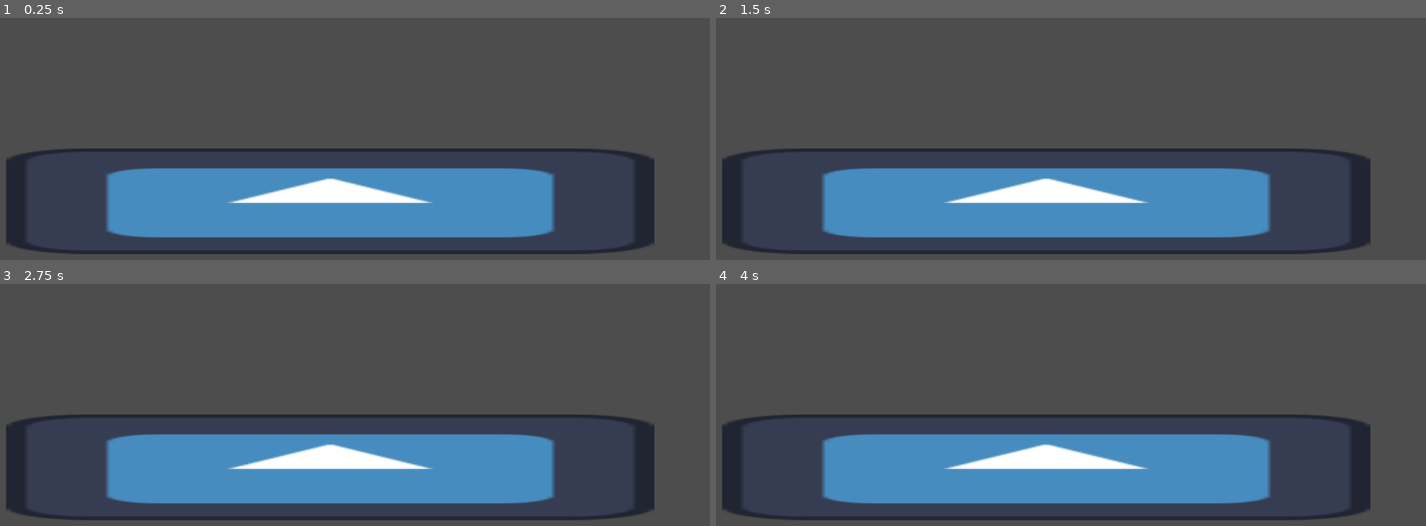
Above: before the commit, frames 1-4 (two rows, left to right).
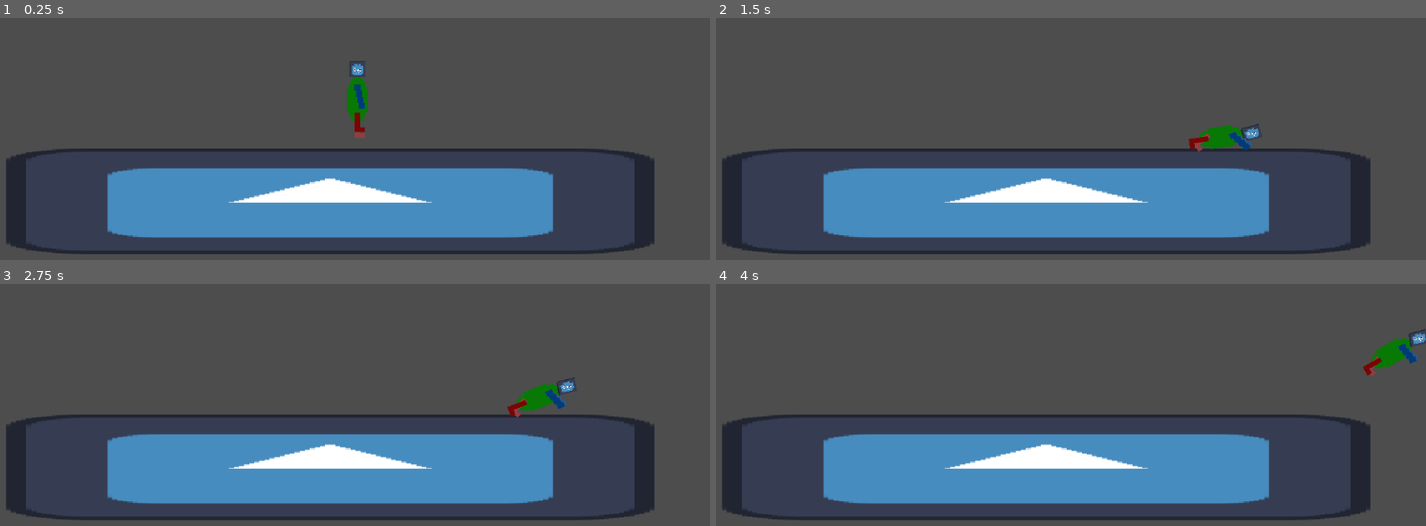
Above: after the commit, the same moments.

Repository: Madelyn-of-Hell/uncertain-seeds
Game: Godot game, scene res://Testing Tools/TestWorld.tscn
The game is run twice, just before and just after one commit, with the same random seed, the same clock (stepped at 60 frames per second) and the same inputs. The engine's default icon, where the game draws it, is replaced by a stand-in: a white triangle on a blue panel in a dark square.
Inputs (mouse positions are in pixels of both pictures, inside the frame that each line leads up to):
- Up to frame 1 (0.25 s): no input
- Up to frame 2 (1.5 s): move the mouse to (1213, 49) at 0.52 s; hold D (Right) from 0.53 s (still down); tap Shift (Change States) at 0.6 s; tap Space (Jump) at 0.77 s; move the mouse to (893, 93) at 1.27 s; right-click (893, 93) at 1.35 s
- Up to frame 3 (2.75 s): tap Space (Jump) at 1.52 s; tap Shift (Change States) at 1.55, 2.3 s; move the mouse to (outside the picture) at 2.02 s; release D (Right) at 2.03 s; hold A (Left) from 2.03 s (still down); click (outside the picture) at 2.1 s
- Up to frame 4 (4 s): move the mouse to (1007, 424) at 2.77 s; release A (Left) at 2.78 s; hold D (Right) from 2.78 s (still down); tap R (Change Fuel Cell) at 2.85 s; tap Space (Jump) at 3.02, 3.77 s; tap Shift (Change States) at 3.05, 3.6 s; move the mouse to (1269, 402) at 3.52 s

The runs differ from the first frame. In frame 1, 1.0% of the frame differs, in the area x 14-79%, y 17-91%; in frame 2, 1.0%, in the area x 14-79%, y 43-91%; in frame 3, 1.0%; in frame 4, 1.0%.

Commit message:
Implemented basic state shifting system

Diff:
--- a/Player/player.gd
+++ b/Player/player.gd
@@ -2,17 +2,20 @@
 static var horizontal_movement = 1500
 static var jump_strength = 30000
 static var top_speed = 225
+
 var state:State = State.COLLECTED
 enum State {
 	COLLECTED,
 	PRIMAL
 }
-@onready var floor_grabber = $FloorGrabber
+@onready var floor_grabber = $"FloorGrabber"
 func _physics_process(delta: float) -> void:
 
 	var collider = floor_grabber.get_collider()
+	print(collider)
+	var friction = collider.friction if collider != null else 1
 
-	var friction = collider.friction if collider != null else 1
+	# Handle Input
 	if Input.is_action_pressed("Left") and velocity.x > -top_speed:
 		add_velocity_x(-horizontal_movement, delta)
 	if Input.is_action_pressed("Right") and velocity.x < top_speed:
@@ -38,7 +41,16 @@
 	if Input.is_action_just_pressed("Change Fuel Cell"):
 		print("Change Fuel Cell")
 	if Input.is_action_just_pressed("Change States"):
-		print("Change States")
+		match state:
+			State.COLLECTED:
+				print("Switch to Primal")
+				state = State.PRIMAL
+				$Animator.play("To Primal")
+			State.PRIMAL:
+				print("Switch to Collected")
+				state = State.COLLECTED
+				$Animator.play("To Collected")
+
 	if Input.is_action_just_pressed("Attack"):
 		print("Attack")
 	if Input.is_action_just_pressed("Alt Attack"):
--- a/Player/player.tscn
+++ b/Player/player.tscn
@@ -1,38 +1,368 @@
 [gd_scene format=3 uid="uid://c2gksbr6b6hsh"]
 
 [ext_resource type="Script" uid="uid://dg01hqpjbnnsw" path="res://Player/player.gd" id="1_l8h54"]
+[ext_resource type="Texture2D" uid="uid://q8xhhtsxb5h0" path="res://Player/Player Spritesheet.png" id="2_4ntmi"]
 
 [sub_resource type="CapsuleShape2D" id="CapsuleShape2D_hvfyp"]
 radius = 16.0
-height = 88.0
-
-[sub_resource type="CapsuleShape2D" id="CapsuleShape2D_l8h54"]
-radius = 4.0
-height = 50.0
+height = 102.0
+
+[sub_resource type="Animation" id="Animation_l8h54"]
+length = 0.001
+tracks/0/type = "value"
+tracks/0/imported = false
+tracks/0/enabled = true
+tracks/0/path = NodePath(".:rotation")
+tracks/0/interp = 1
+tracks/0/loop_wrap = true
+tracks/0/keys = {
+"times": PackedFloat32Array(0),
+"transitions": PackedFloat32Array(1),
+"update": 0,
+"values": [0.0]
+}
+tracks/1/type = "value"
+tracks/1/imported = false
+tracks/1/enabled = true
+tracks/1/path = NodePath("FloorGrabber:rotation")
+tracks/1/interp = 1
+tracks/1/loop_wrap = true
+tracks/1/keys = {
+"times": PackedFloat32Array(0),
+"transitions": PackedFloat32Array(1),
+"update": 0,
+"values": [0.0]
+}
+tracks/2/type = "value"
+tracks/2/imported = false
+tracks/2/enabled = true
+tracks/2/path = NodePath("BodyCollider:scale")
+tracks/2/interp = 1
+tracks/2/loop_wrap = true
+tracks/2/keys = {
+"times": PackedFloat32Array(0),
+"transitions": PackedFloat32Array(1),
+"update": 0,
+"values": [Vector2(1, 1)]
+}
+tracks/3/type = "value"
+tracks/3/imported = false
+tracks/3/enabled = true
+tracks/3/path = NodePath("BodyCollider:position")
+tracks/3/interp = 1
+tracks/3/loop_wrap = true
+tracks/3/keys = {
+"times": PackedFloat32Array(0),
+"transitions": PackedFloat32Array(1),
+"update": 0,
+"values": [Vector2(0, -52)]
+}
+tracks/4/type = "value"
+tracks/4/imported = false
+tracks/4/enabled = true
+tracks/4/path = NodePath("BodySprite:rotation")
+tracks/4/interp = 1
+tracks/4/loop_wrap = true
+tracks/4/keys = {
+"times": PackedFloat32Array(0),
+"transitions": PackedFloat32Array(1),
+"update": 0,
+"values": [0.0]
+}
+tracks/5/type = "value"
+tracks/5/imported = false
+tracks/5/enabled = true
+tracks/5/path = NodePath("BodySprite/BackLeg:rotation")
+tracks/5/interp = 1
+tracks/5/loop_wrap = true
+tracks/5/keys = {
+"times": PackedFloat32Array(0),
+"transitions": PackedFloat32Array(1),
+"update": 0,
+"values": [0.0]
+}
+tracks/6/type = "value"
+tracks/6/imported = false
+tracks/6/enabled = true
+tracks/6/path = NodePath("BodySprite/BackLeg:position")
+tracks/6/interp = 1
+tracks/6/loop_wrap = true
+tracks/6/keys = {
+"times": PackedFloat32Array(0),
+"transitions": PackedFloat32Array(1),
+"update": 0,
+"values": [Vector2(0, -1)]
+}
+
+[sub_resource type="Animation" id="Animation_btcbx"]
+resource_name = "From Primal"
+length = 0.5
+step = 0.0333333
+tracks/0/type = "value"
+tracks/0/imported = false
+tracks/0/enabled = true
+tracks/0/path = NodePath("BodyCollider:scale")
+tracks/0/interp = 1
+tracks/0/loop_wrap = true
+tracks/0/keys = {
+"times": PackedFloat32Array(0, 0.5),
+"transitions": PackedFloat32Array(1, 1),
+"update": 0,
+"values": [Vector2(4, 0.25), Vector2(1, 1)]
+}
+tracks/1/type = "value"
+tracks/1/imported = false
+tracks/1/enabled = true
+tracks/1/path = NodePath("BodyCollider:position")
+tracks/1/interp = 1
+tracks/1/loop_wrap = true
+tracks/1/keys = {
+"times": PackedFloat32Array(0, 0.5),
+"transitions": PackedFloat32Array(1, 1),
+"update": 0,
+"values": [Vector2(50, -13), Vector2(0, -52)]
+}
+tracks/2/type = "value"
+tracks/2/imported = false
+tracks/2/enabled = true
+tracks/2/path = NodePath("BodySprite:rotation")
+tracks/2/interp = 1
+tracks/2/loop_wrap = true
+tracks/2/keys = {
+"times": PackedFloat32Array(0, 0.5),
+"transitions": PackedFloat32Array(1, 1),
+"update": 0,
+"values": [1.4329153158873449, 0.0]
+}
+tracks/3/type = "value"
+tracks/3/imported = false
+tracks/3/enabled = true
+tracks/3/path = NodePath("BodySprite/BackArm:rotation")
+tracks/3/interp = 1
+tracks/3/loop_wrap = true
+tracks/3/keys = {
+"times": PackedFloat32Array(0, 0.5),
+"transitions": PackedFloat32Array(1, 1),
+"update": 0,
+"values": [-2.0943951023931953, 0.0]
+}
+tracks/4/type = "value"
+tracks/4/imported = false
+tracks/4/enabled = true
+tracks/4/path = NodePath("BodySprite/FrontArm:rotation")
+tracks/4/interp = 1
+tracks/4/loop_wrap = true
+tracks/4/keys = {
+"times": PackedFloat32Array(0, 0.5),
+"transitions": PackedFloat32Array(1, 1),
+"update": 0,
+"values": [-1.9198621771937625, 0.0]
+}
+tracks/5/type = "value"
+tracks/5/imported = false
+tracks/5/enabled = true
+tracks/5/path = NodePath("BodySprite/Head:rotation")
+tracks/5/interp = 1
+tracks/5/loop_wrap = true
+tracks/5/keys = {
+"times": PackedFloat32Array(0, 0.5),
+"transitions": PackedFloat32Array(1, 1),
+"update": 0,
+"values": [-1.699950691442477, 0.0]
+}
+tracks/6/type = "value"
+tracks/6/imported = false
+tracks/6/enabled = true
+tracks/6/path = NodePath("BodySprite/BackLeg:rotation")
+tracks/6/interp = 1
+tracks/6/loop_wrap = true
+tracks/6/keys = {
+"times": PackedFloat32Array(0, 0.5),
+"transitions": PackedFloat32Array(1, 1),
+"update": 0,
+"values": [-0.5515240436302086, 0.0]
+}
+tracks/7/type = "value"
+tracks/7/imported = false
+tracks/7/enabled = true
+tracks/7/path = NodePath("BodySprite/BackLeg:position")
+tracks/7/interp = 1
+tracks/7/loop_wrap = true
+tracks/7/keys = {
+"times": PackedFloat32Array(0, 0.5),
+"transitions": PackedFloat32Array(1, 1),
+"update": 0,
+"values": [Vector2(-0.95, -3.49), Vector2(0, -1)]
+}
+
+[sub_resource type="Animation" id="Animation_4ntmi"]
+resource_name = "To Primal"
+length = 0.5
+step = 0.0333333
+tracks/0/type = "value"
+tracks/0/imported = false
+tracks/0/enabled = true
+tracks/0/path = NodePath("BodyCollider:scale")
+tracks/0/interp = 1
+tracks/0/loop_wrap = true
+tracks/0/keys = {
+"times": PackedFloat32Array(0, 0.5),
+"transitions": PackedFloat32Array(1, 1),
+"update": 0,
+"values": [Vector2(1, 1), Vector2(4, 0.25)]
+}
+tracks/1/type = "value"
+tracks/1/imported = false
+tracks/1/enabled = true
+tracks/1/path = NodePath("BodyCollider:position")
+tracks/1/interp = 1
+tracks/1/loop_wrap = true
+tracks/1/keys = {
+"times": PackedFloat32Array(0, 0.5),
+"transitions": PackedFloat32Array(1, 1),
+"update": 0,
+"values": [Vector2(0, -52), Vector2(50, -13)]
+}
+tracks/2/type = "value"
+tracks/2/imported = false
+tracks/2/enabled = true
+tracks/2/path = NodePath("BodySprite:rotation")
+tracks/2/interp = 1
+tracks/2/loop_wrap = true
+tracks/2/keys = {
+"times": PackedFloat32Array(0, 0.5),
+"transitions": PackedFloat32Array(1, 1),
+"update": 0,
+"values": [0.0, 1.4329153158873449]
+}
+tracks/3/type = "value"
+tracks/3/imported = false
+tracks/3/enabled = true
+tracks/3/path = NodePath("BodySprite/BackArm:rotation")
+tracks/3/interp = 1
+tracks/3/loop_wrap = true
+tracks/3/keys = {
+"times": PackedFloat32Array(0, 0.5),
+"transitions": PackedFloat32Array(1, 1),
+"update": 0,
+"values": [0.0, -2.0943951023931953]
+}
+tracks/4/type = "value"
+tracks/4/imported = false
+tracks/4/enabled = true
+tracks/4/path = NodePath("BodySprite/FrontArm:rotation")
+tracks/4/interp = 1
+tracks/4/loop_wrap = true
+tracks/4/keys = {
+"times": PackedFloat32Array(0, 0.5),
+"transitions": PackedFloat32Array(1, 1),
+"update": 0,
+"values": [0.0, -1.9198621771937625]
+}
+tracks/5/type = "value"
+tracks/5/imported = false
+tracks/5/enabled = true
+tracks/5/path = NodePath("BodySprite/Head:rotation")
+tracks/5/interp = 1
+tracks/5/loop_wrap = true
+tracks/5/keys = {
+"times": PackedFloat32Array(0, 0.5),
+"transitions": PackedFloat32Array(1, 1),
+"update": 0,
+"values": [0.0, -1.699950691442477]
+}
+tracks/6/type = "value"
+tracks/6/imported = false
+tracks/6/enabled = true
+tracks/6/path = NodePath("BodySprite/BackLeg:rotation")
+tracks/6/interp = 1
+tracks/6/loop_wrap = true
+tracks/6/keys = {
+"times": PackedFloat32Array(0, 0.5),
+"transitions": PackedFloat32Array(1, 1),
+"update": 0,
+"values": [0.0, -0.5515240436302086]
+}
+tracks/7/type = "value"
+tracks/7/imported = false
+tracks/7/enabled = true
+tracks/7/path = NodePath("BodySprite/BackLeg:position")
+tracks/7/interp = 1
+tracks/7/loop_wrap = true
+tracks/7/keys = {
+"times": PackedFloat32Array(0, 0.5),
+"transitions": PackedFloat32Array(1, 1),
+"update": 0,
+"values": [Vector2(0, -1), Vector2(-0.95, -3.49)]
+}
+
+[sub_resource type="AnimationLibrary" id="AnimationLibrary_btcbx"]
+_data = {
+&"RESET": SubResource("Animation_l8h54"),
+&"To Collected": SubResource("Animation_btcbx"),
+&"To Primal": SubResource("Animation_4ntmi")
+}
 
 [node name="Player" type="CharacterBody2D" unique_id=1020469086]
 script = ExtResource("1_l8h54")
 
-[node name="CollisionShape2D" type="CollisionShape2D" parent="." unique_id=491856516]
-position = Vector2(0, -44)
+[node name="BodyCollider" type="CollisionShape2D" parent="." unique_id=491856516]
+position = Vector2(0, -52)
 shape = SubResource("CapsuleShape2D_hvfyp")
 
-[node name="LeftArm" type="Node2D" parent="." unique_id=278776814]
-position = Vector2(0, -64)
-
-[node name="Area2D" type="Area2D" parent="LeftArm" unique_id=101044897]
-position = Vector2(0, 20)
-
-[node name="CollisionShape2D" type="CollisionShape2D" parent="LeftArm/Area2D" unique_id=1348156541]
-shape = SubResource("CapsuleShape2D_l8h54")
-
-[node name="RightArm" type="Node2D" parent="." unique_id=945318981]
-position = Vector2(0, -44)
-
-[node name="Area2D" type="Area2D" parent="RightArm" unique_id=1662896425]
-
-[node name="CollisionShape2D" type="CollisionShape2D" parent="RightArm/Area2D" unique_id=112657080]
-shape = SubResource("CapsuleShape2D_l8h54")
+[node name="Animator" type="AnimationPlayer" parent="." unique_id=1115048481]
+libraries/ = SubResource("AnimationLibrary_btcbx")
 
 [node name="FloorGrabber" type="RayCast2D" parent="." unique_id=290126503]
+position = Vector2(0, -2)
 target_position = Vector2(0, 2)
+collision_mask = 2
+hit_from_inside = true
+
+[node name="BodySprite" type="Sprite2D" parent="." unique_id=473605245]
+texture_filter = 1
+position = Vector2(0, -12)
+scale = Vector2(3.925, 4.6)
+texture = ExtResource("2_4ntmi")
+offset = Vector2(0, -8)
+region_enabled = true
+region_rect = Rect2(0, 0, 8, 16)
+
+[node name="Head" type="Sprite2D" parent="BodySprite" unique_id=851657149]
+position = Vector2(0, -18.043482)
+scale = Vector2(0.3867516, 0.32999998)
+texture = ExtResource("2_4ntmi")
+region_enabled = true
+region_rect = Rect2(80, 0, 16, 16)
+
+[node name="BackArm" type="Sprite2D" parent="BodySprite" unique_id=1959791229]
+position = Vector2(0, -12)
+scale = Vector2(0.586, 0.5)
+texture = ExtResource("2_4ntmi")
+offset = Vector2(2, 6)
+region_enabled = true
+region_rect = Rect2(48, 0, 8, 16)
+
+[node name="FrontArm" type="Sprite2D" parent="BodySprite" unique_id=2116045027]
+position = Vector2(0, -12)
+scale = Vector2(0.58598727, 0.4999999)
+texture = ExtResource("2_4ntmi")
+offset = Vector2(2, 6)
+region_enabled = true
+region_rect = Rect2(64, 0, 8, 16)
+
+[node name="BackLeg" type="Sprite2D" parent="BodySprite" unique_id=1026297364]
+position = Vector2(0, -1)
+scale = Vector2(0.469, 0.4)
+texture = ExtResource("2_4ntmi")
+offset = Vector2(2, 6)
+region_enabled = true
+region_rect = Rect2(32, 0, 8, 16)
+
+[node name="FrontLeg" type="Sprite2D" parent="BodySprite" unique_id=884118113]
+position = Vector2(0, -3)
+scale = Vector2(0.46900004, 0.4)
+texture = ExtResource("2_4ntmi")
+offset = Vector2(2, 6)
+region_enabled = true
+region_rect = Rect2(16, 0, 8, 16)
--- a/Testing Tools/TestWorld.tscn
+++ b/Testing Tools/TestWorld.tscn
@@ -7,10 +7,13 @@
 [sub_resource type="RectangleShape2D" id="RectangleShape2D_hqff5"]
 
 [node name="TestWorld" type="Node2D" unique_id=626288107]
+texture_filter = 1
 
 [node name="Floor" type="StaticBody2D" parent="." unique_id=228113809]
 position = Vector2(579, 520)
 scale = Vector2(49.090004, 8.031639)
+collision_layer = 3
+collision_mask = 3
 script = ExtResource("1_v7kct")
 
 [node name="CollisionShape2D" type="CollisionShape2D" parent="Floor" unique_id=1134374092]
Binary file added: Player/Player Spritesheet.png
Not shown, added: Player/Player Spritesheet.png.import
